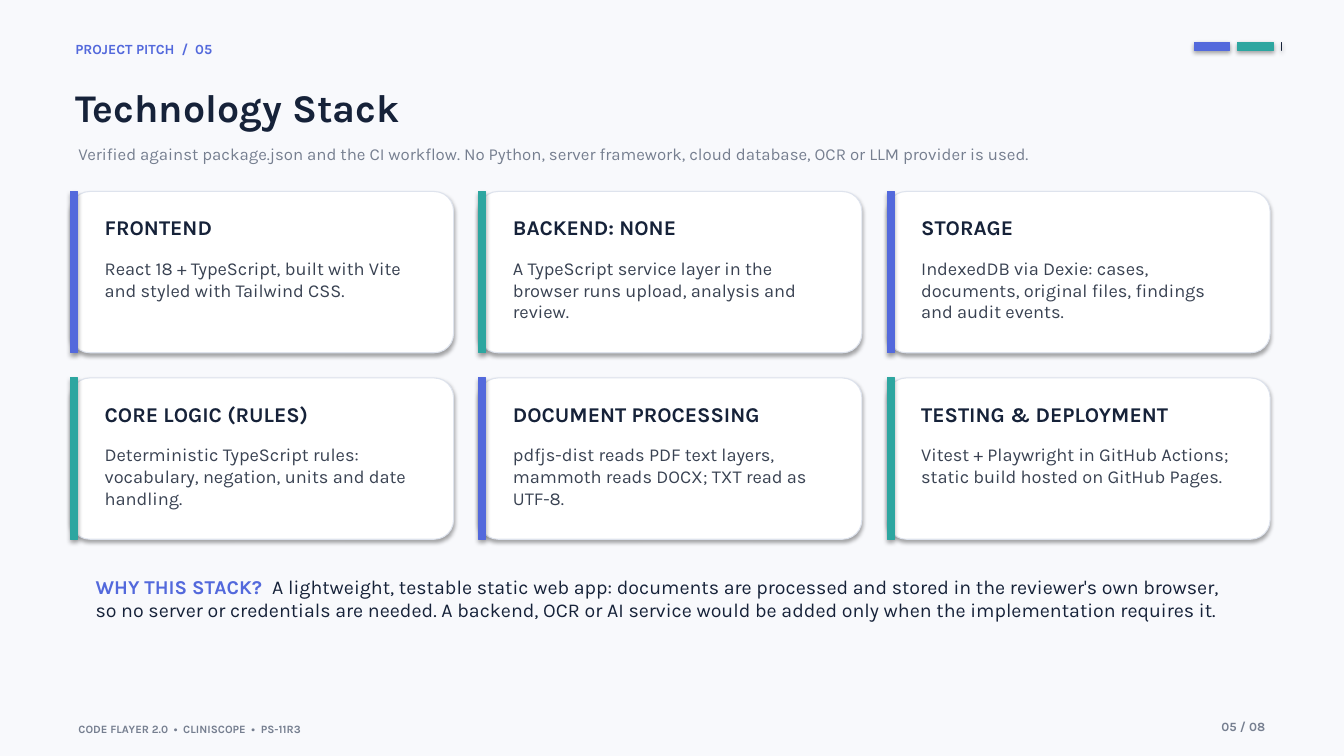
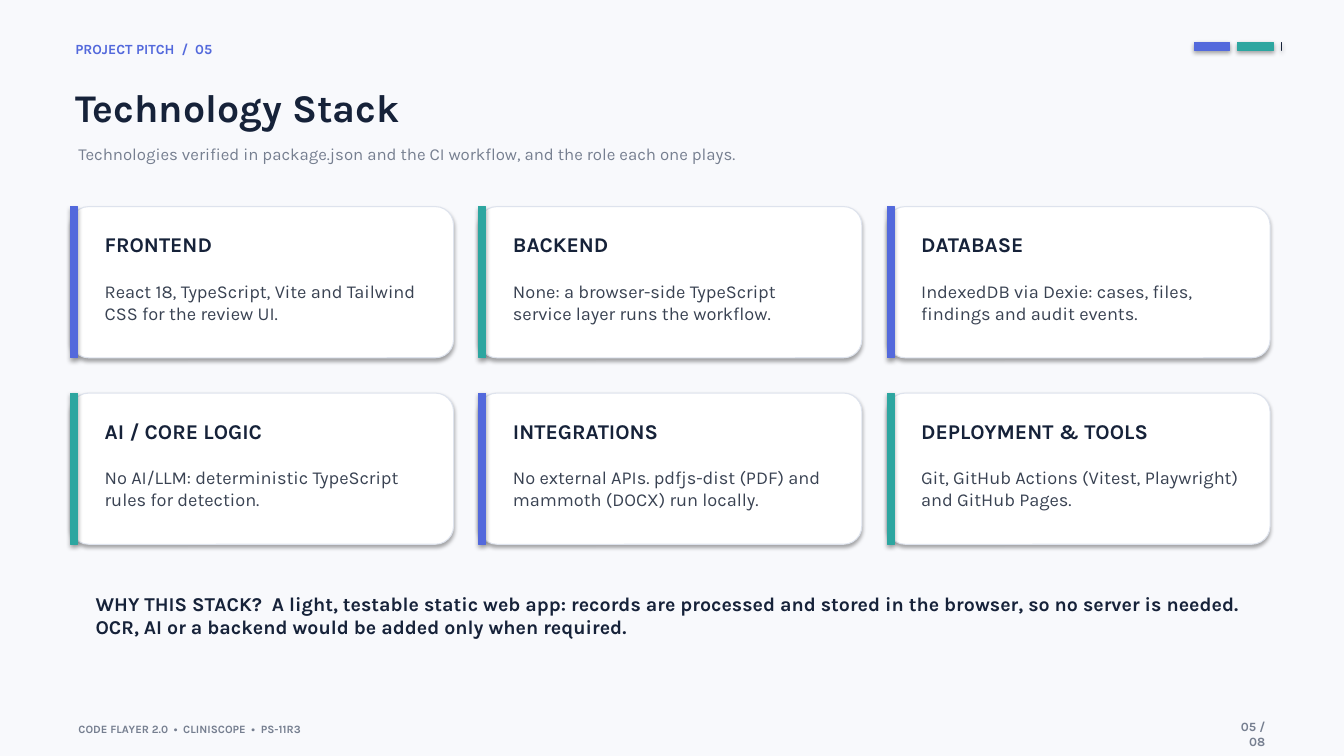
Before and after one commit to anirudhleetcode-max/cliniscope-healthcare-contradiction-detector, a slide deck: slide 5 of presentation/CLINISCOPE_PS11R3_Hackathon_Presentation.pptx. Drawn at 1344x756 pixels with LibreOffice and Linux fonts; fonts in the diff are those of the drawing. Boxes give left, top, right and bottom in pixels: in the first picture for what was removed or moved away, otherwise in the second. Text is boxed around its words. In the diff, an @@ line names an element or a change of style, - is before the commit and + after.

```diff
--- a/presentation/CLINISCOPE_PS11R3_Hackathon_Presentation.pptx
+++ b/presentation/CLINISCOPE_PS11R3_Hackathon_Presentation.pptx
@@ text at (78,148,735,164): text changed @@
-Verified against package.json and the CI workflow. No Python, server framework, cloud database, OCR or LLM provider is used.
+Technologies verified in package.json and the CI workflow, and the role each one plays.
@@ rounded rectangle: place and size @@
-rounded rectangle at (71,192,454,353)
+rounded rectangle at (71,207,454,358)
@@ rectangle: place and size @@
-rectangle at (71,192,78,353)
+rectangle at (71,207,78,358)
@@ rounded rectangle: place and size @@
-rounded rectangle at (479,192,862,353)
+rounded rectangle at (479,207,862,358)
@@ rectangle: place and size @@
-rectangle at (479,192,486,353)
+rectangle at (479,207,486,358)
@@ rounded rectangle: place and size @@
-rounded rectangle at (887,192,1270,353)
+rounded rectangle at (887,207,1270,358)
@@ rectangle: place and size @@
-rectangle at (887,192,894,353)
+rectangle at (887,207,894,358)
@@ text "FRONTEND": place and size @@
-text "FRONTEND" at (105,221,212,236)
+text "FRONTEND" at (105,238,212,253)
@@ text at (513,238,608,253): text changed @@
-BACKEND: NONE
+BACKEND
@@ text at (921,238,1023,253): text changed @@
-STORAGE
+DATABASE
@@ text at (105,285,415,320): text changed @@
-React 18 + TypeScript, built with Vite and styled with Tailwind CSS.
+React 18, TypeScript, Vite and Tailwind CSS for the review UI.
@@ text at (513,285,776,325): text changed @@
-A TypeScript service layer in the browser runs upload, analysis and review.
+None: a browser-side TypeScript service layer runs the workflow.
@@ text at (921,285,1192,325): text changed @@
-IndexedDB via Dexie: cases, documents, original files, findings and audit events.
+IndexedDB via Dexie: cases, files, findings and audit events.
@@ rounded rectangle: place and size @@
-rounded rectangle at (71,378,454,539)
+rounded rectangle at (71,393,454,544)
@@ rectangle: place and size @@
-rectangle at (71,378,78,539)
+rectangle at (71,393,78,544)
@@ rounded rectangle: place and size @@
-rounded rectangle at (479,378,862,539)
+rounded rectangle at (479,393,862,544)
@@ rectangle: place and size @@
-rectangle at (479,378,486,539)
+rectangle at (479,393,486,544)
@@ rounded rectangle: place and size @@
-rounded rectangle at (887,378,1270,539)
+rounded rectangle at (887,393,1270,544)
@@ rectangle: place and size @@
-rectangle at (887,378,894,539)
+rectangle at (887,393,894,544)
@@ text at (105,425,262,440): text changed @@
-CORE LOGIC (RULES)
+AI / CORE LOGIC
@@ text at (513,425,658,440): text changed @@
-DOCUMENT PROCESSING
+INTEGRATIONS
@@ text at (921,425,1148,440): text changed @@
-TESTING & DEPLOYMENT
+DEPLOYMENT & TOOLS
@@ text at (105,470,399,506): text changed @@
-Deterministic TypeScript rules: vocabulary, negation, units and date handling.
+No AI/LLM: deterministic TypeScript rules for detection.
@@ text at (513,471,820,511): text changed @@
-pdfjs-dist reads PDF text layers, mammoth reads DOCX; TXT read as UTF-8.
+No external APIs. pdfjs-dist (PDF) and mammoth (DOCX) run locally.
@@ text at (921,471,1238,511): text changed @@
-Vitest + Playwright in GitHub Actions; static build hosted on GitHub Pages.
+Git, GitHub Actions (Vitest, Playwright) and GitHub Pages.
@@ text at (96,597,1239,639): text changed; bold on @@
-WHY THIS STACK? A lightweight, testable static web app: documents are processed and stored in the reviewer's own browser, so no server or credentials are needed. A backend, OCR or AI service would be added only when the implementation requires it.
+WHY THIS STACK? A light, testable static web app: records are processed and stored in the browser, so no server is needed. OCR, AI or a backend would be added only when required.
@@ text "05 / 08" rewrapped from (1221,723,1265,731) to (1241,723,1265,746) @@
```
Also in this commit, not shown: 7 other slides changed, 3 other files.
